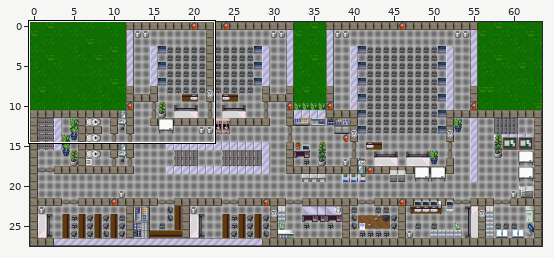
Level history. Tiled map (JSON): Zapf_Uni_Rostock/maps/untergeschoss.json. The picture above shows the old version from afar; the outline marks the close-up.
Close-up. Before the commit:
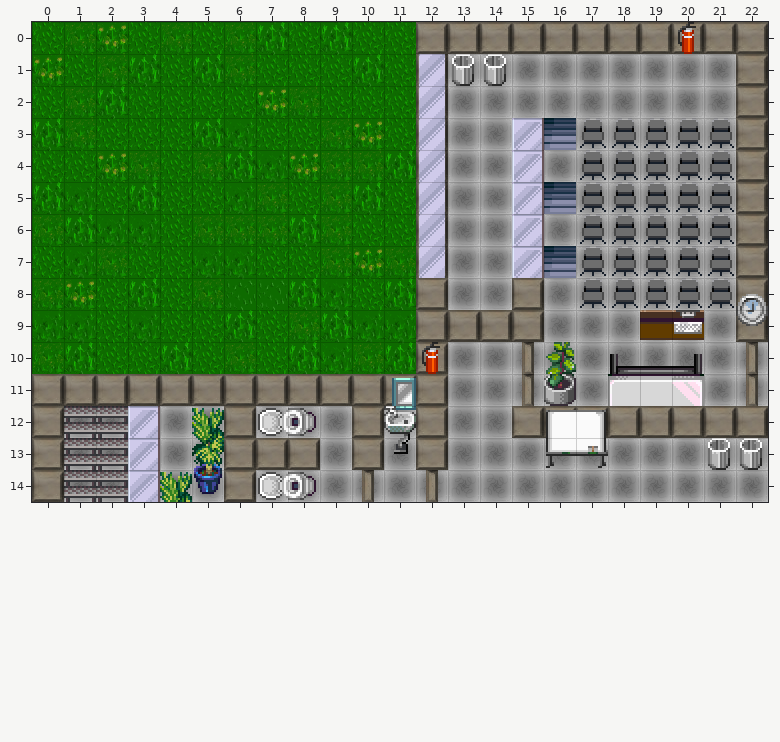
Cells are 32x32 px. Shown: x 0..22, y 0..14. The commit also changed other parts of the map, which this record leaves out.
The same view after the edit:
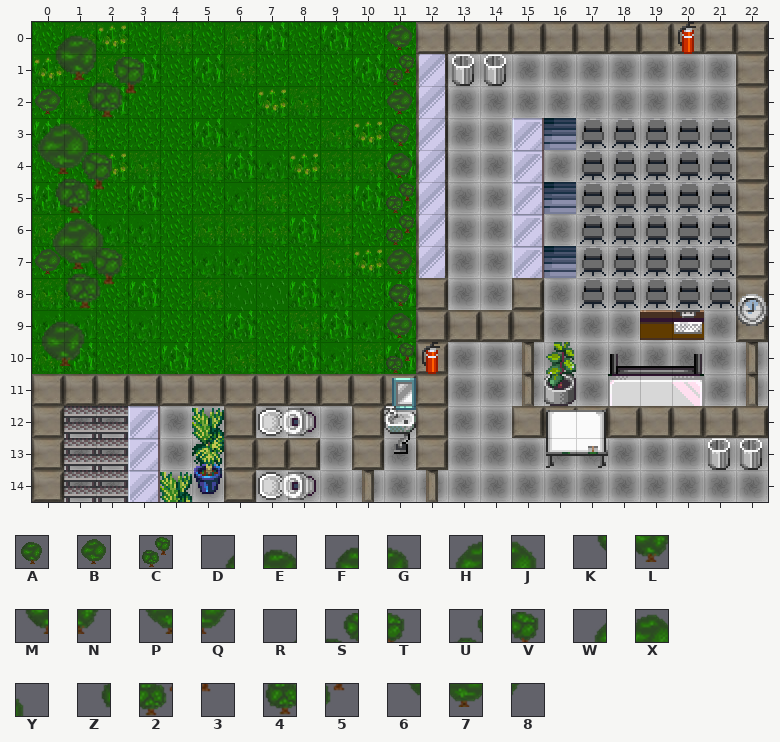
Key: from "buesche": A 24, B 25, C 32, D 33, E 34, F 36, G 37, H 38, J 39, K 41, L 42, M 44, N 45, P 46, Q 47, R 48, S 49, T 50, U 51, V 52, W 53, X 54, Y 55, Z 56, 2 57, 3 58, 4 59, 5 60, 6 61, 7 62, 8 63.
_ is an empty cell.
Tiles of an added or newly shown layer are drawn over the layers below it.
The edit:
Layer "buesche1" (added):
y 0: x 0..1 __ -> DE; x 11 _ -> B
y 1: x 0..1 __ -> KL; x 11 _ -> C
y 2: x 0 _ -> B; x 11 _ -> B
y 3: x 0..1 __ -> HJ; x 11 _ -> A
y 4: x 0..1 __ -> PQ; x 11 _ -> B
y 5: x 11 _ -> C
y 6: x 0..2 ___ -> WXY; x 11 _ -> C
y 7: x 0..2 ___ -> 678; x 11 _ -> B
y 8: x 11 _ -> A
y 9: x 0..1 __ -> FG; x 11 _ -> B
y 10: x 0..1 __ -> MN; x 11 _ -> C
Layer "buesche2" (added):
y 1: x 1..3 ___ -> RST
y 2: x 1..3 ___ -> Z23
y 4: x 0..2 ___ -> RST
y 5: x 0..2 ___ -> Z23
y 7: x 0..2 ___ -> BUV
y 8: x 1..2 __ -> 45
Changed places in both close-ups, as pixel boxes (x1, y1, x2, y2):
added: (35, 35, 145, 366)
added: (386, 25, 414, 373)
